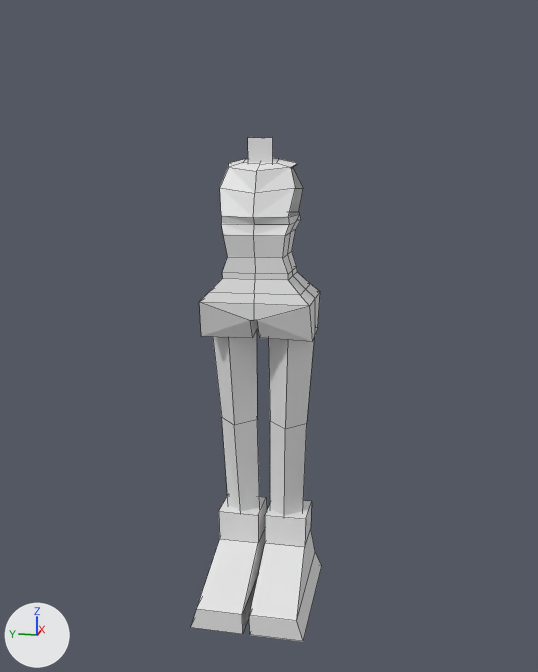
Renders of the Blender file Art/LeoArt/Fella.blend from each side of a commit.
One viewpoint serves both versions: a camera (50 mm lens) standing at (-5.68, -1.13, 1.14) and looking at (-0.48, -0.09, -0.16). The lights are fixed; the arrows at lower left show +X, +Y and +Z. The picture after the commit comes second. Mesh edges are drawn as thin lines. Materials are left out; every surface is plain grey.

The first picture shows 'Body', 'Feet', 'Legs' and 1 more.
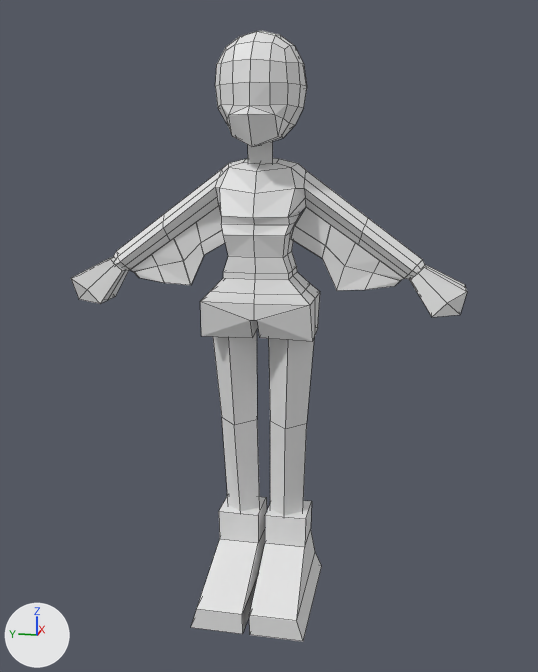
What changed in the scene script:
```text
Change me_cube_003:
    used by ob_body; location = (-0.4, -0.026, -1.971); scale = (0.451, 0.451, 0.451)
    remove me_cube_003.from_pydata(...)  # 71 vertices, 50 faces, 8 loose edges; spans x -0.66..0.62, y 0.0..0.9, z 4.04..6.82
    add me_cube_003.from_pydata(...)  # 174 vertices, 172 faces; spans x -0.66..0.62, y -2.59..2.59, z 4.04..6.82
    me_cube_003 part 1
    4 vertices are removed from x -0.16..0.19, y 0.67..0.72, z 6.08..6.64
    8 loose edges are deleted
    5 vertices in x -0.66..-0.56, y 0.43..0.87, z 4.63..5.34 move by (0.05, 0.0, 0.0)
    2 vertices move from x -0.62..-0.59, y 0.0, z 5.68..5.84 to x -0.63..-0.61, y 0.0, z 5.68..5.84
    107 vertices are added at x -0.66..0.62, y -2.59..2.59, z 4.04..6.8
    122 new faces join them
Add me_plane_001:
    me_plane_001.from_pydata(...)  # 60 vertices, 56 faces; spans x 0.37..0.96, y -1.02..1.02, z 0.0..0.03
Add me_cube_004:
    me_cube_004.from_pydata(...)  # 101 vertices, 102 faces; spans x -0.99..0.82, y -0.72..0.72, z -0.99..0.76
Add me_cube:
    me_cube.from_pydata(...)  # 20 vertices, 20 faces; spans x -0.131..0.156, y 1.055..1.442, z 2.011..2.347
Change ob_body:
    remove _m = ob_body.modifiers.new('Mirror', 'MIRROR')
    remove _m.use_axis = (False, True, False)
    remove _m.use_clip = True
Add ob_wings:
    ob_wings = bpy.data.objects.new('Wings', me_plane_001)
    ob_wings.location = (-0.414, -0.026, 1.141)
    ob_wings.rotation_euler = (0.0, 1.571, 0.0)  # degrees (0, 90, 0)
Add ob_head:
    ob_head = bpy.data.objects.new('Head', me_cube_004)
    ob_head.location = (-0.414, -0.026, 1.609)
    ob_head.scale = (0.435, 0.435, 0.435)
Add ob_hands:
    ob_hands = bpy.data.objects.new('Hands', me_cube)
    ob_hands.location = (-0.4, -0.026, -1.971)
    _m = ob_hands.modifiers.new('Mirror', 'MIRROR')
    _m.use_axis = (False, True, False)
    _m.use_clip = True
```

Where the change shows, as pixel boxes (x1, y1, x2, y2) in the pictures (538 x 672 px):
'Body', reshaped, modifiers changed (156% wider): before (199, 158, 320, 341); after (114, 158, 425, 341)
'Head', added: after (215, 30, 307, 146)
'Wings', added: after (130, 206, 404, 290)
'Hands', added: after (71, 257, 467, 317)
part 1 of me_cube_003, built on: after (114, 158, 425, 341)
